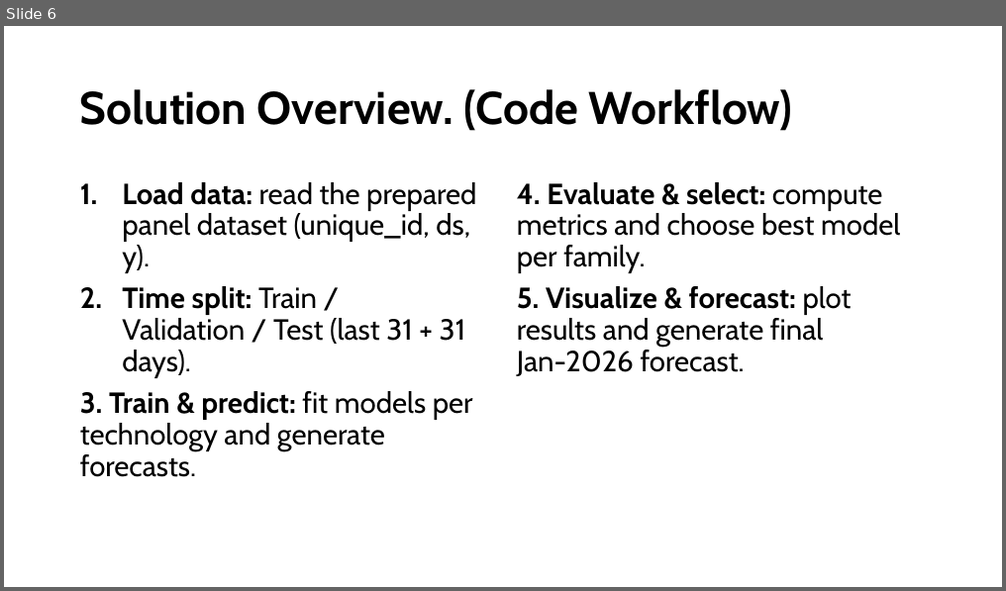
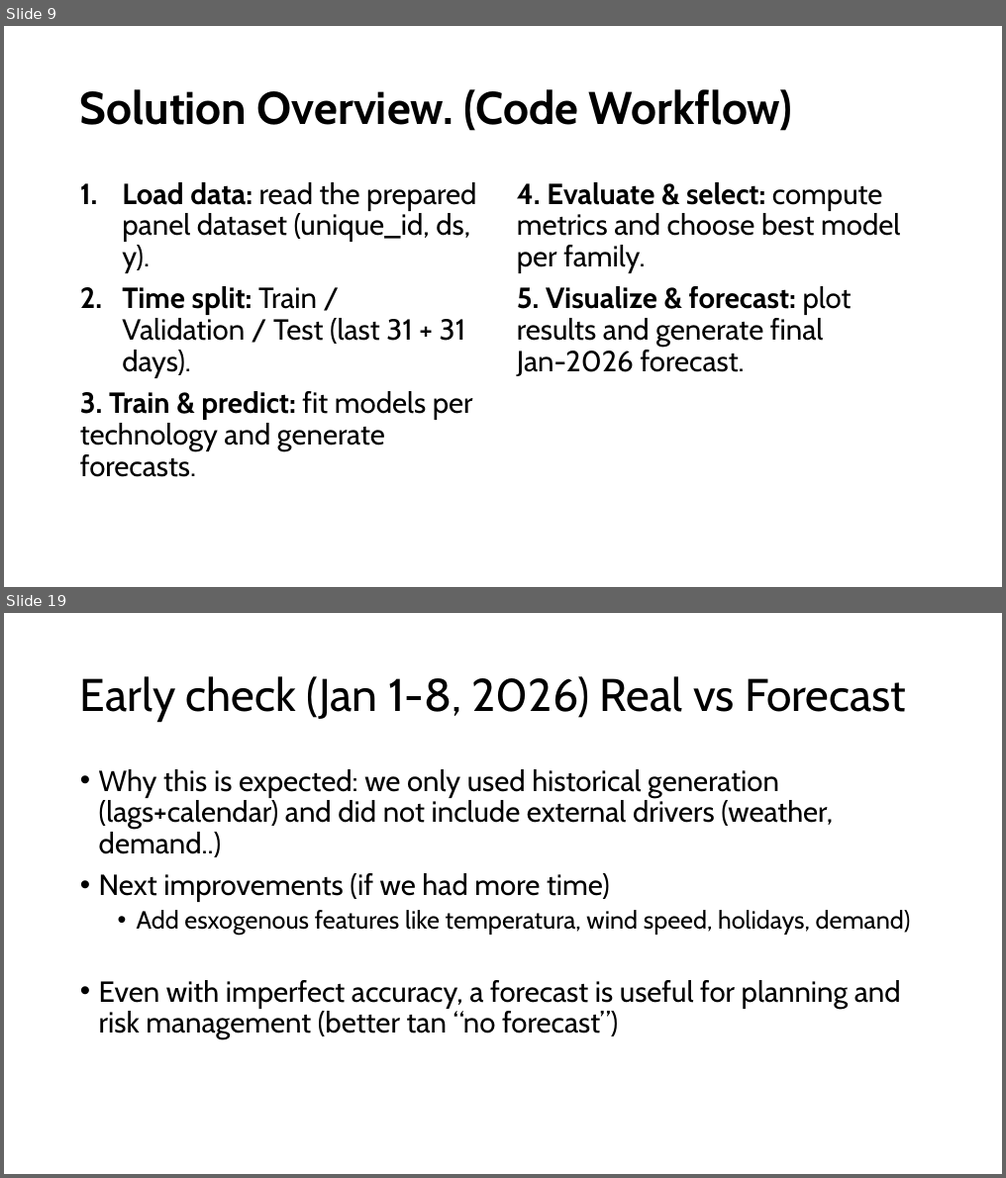
Before and after one commit to mireiamonbu/Spanish-Forecasters-MireiaMontoya-EnriqueRuiz, a slide deck: presentation/CapstonProject.pptx. Shown one above the other, each under a label of ours: slide 6 before the commit, slides 9 and 19 after it; the slides between them are not shown. The pictures are 1006x591 and 1006x1178 pixels, drawn with LibreOffice and Linux fonts; fonts in the diff are those of the drawing. Boxes give left, top, right and bottom in pixels: in the first picture for what was removed or moved away, otherwise in the second. Text is boxed around its words. In the diff, an @@ line names an element or a change of style, - is before the commit and + after.

Commit message:
Adding improvements

```diff
--- a/presentation/CapstonProject.pptx
+++ b/presentation/CapstonProject.pptx
@@ slide 19 added at (4,613,1002,1174), background #FFFFFF @@
@@ title added at (80,676,906,722), 44 pt, text #000000 @@
+Early check (Jan 1-8, 2026) Real vs Forecast
@@ text added at (99,769,911,1040), 28 pt, text #000000 @@
+• Why this is expected: we only used historical generation (lags+calendar) and did not include external drivers (weather, demand..)
+• Next improvements (if we had more time)
+  • Add esxogenous features like temperatura, wind speed, holidays, demand)
+• Even with imperfect accuracy, a forecast is useful for planning and risk management (better tan “no forecast”)
@@ what was slide 6 is now slide 9 @@
```
Also in this commit, not shown: 8 slides changed, 8 other slides added, 2 slides removed, 59 other files.
